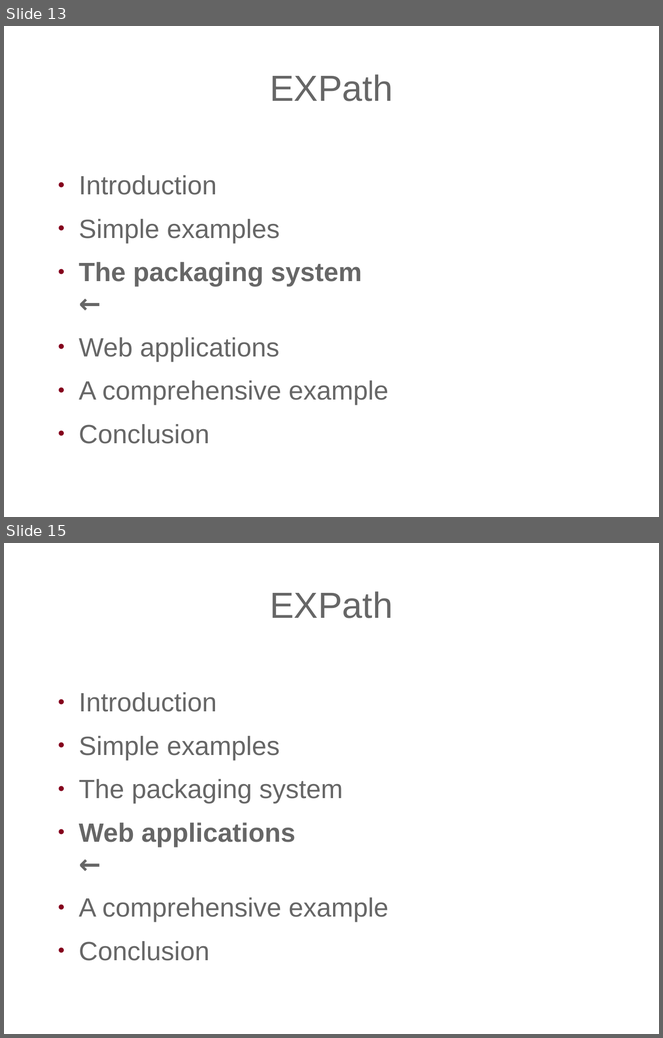
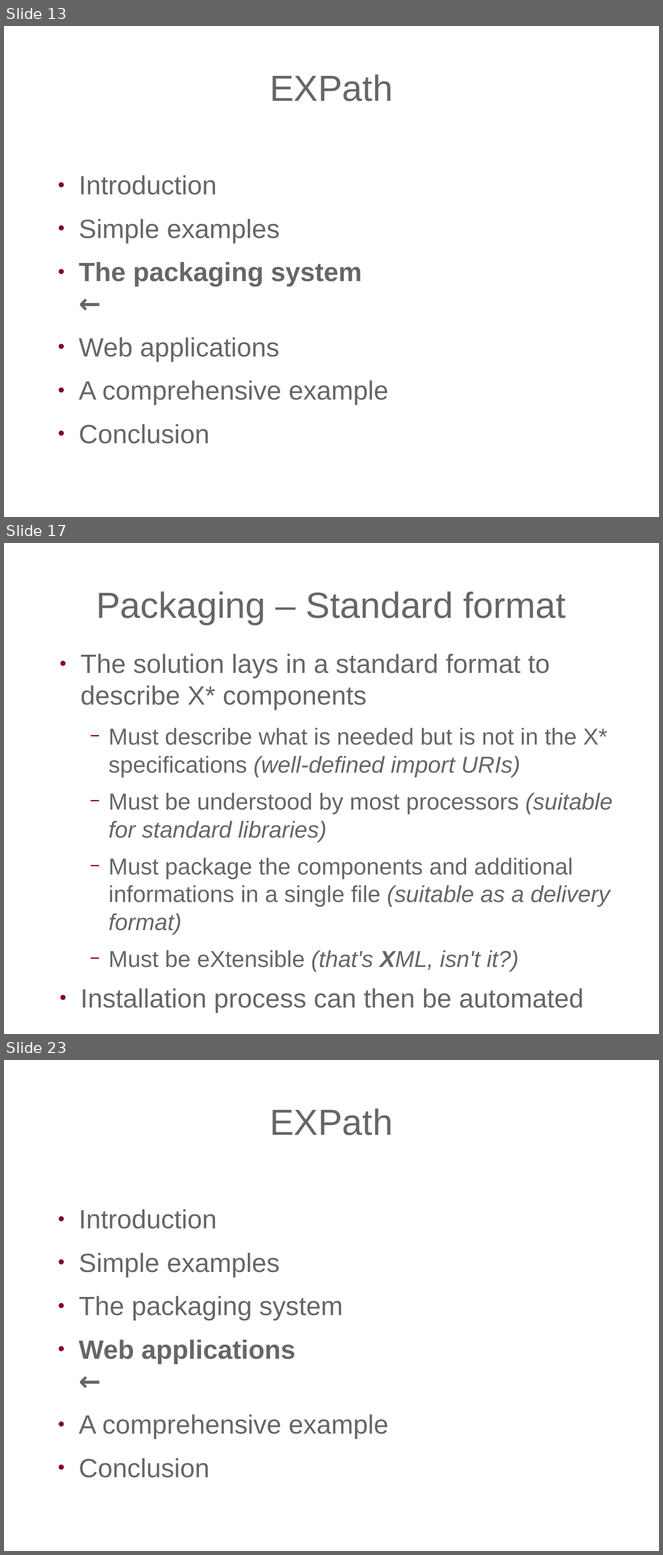
Before and after one commit to expath/expath-www, a slide deck: misc/2010-prague/presentation/fgeorges-expath.odp. Shown one above the other, each under a label of ours: slides 13 and 15 before the commit, slides 13, 17 and 23 after it; the slides between them are not shown. The pictures are 663x1038 and 663x1555 pixels, drawn with LibreOffice and Linux fonts; fonts in the diff are those of the drawing; background and template pictures are left out. Boxes give left, top, right and bottom in pixels: in the first picture for what was removed or moved away, otherwise in the second. Text is boxed around its words. In the diff, an @@ line names an element or a change of style, - is before the commit and + after.

```diff
--- a/misc/2010-prague/presentation/fgeorges-expath.odp
+++ b/misc/2010-prague/presentation/fgeorges-expath.odp
@@ slide 17 added at (4, 543, 659, 1034), background picture (left out) @@
@@ title added at (96, 591, 566, 625), 44 pt, text #666666 @@
+Packaging – Standard format
@@ text added at (80, 654, 613, 1013), 28 pt, text #666666 @@
+● The solution lays in a standard format to describe X* components
+  − Must describe what is needed but is not in the X* specifications (well-defined import URIs)
+  − Must be understood by most processors (suitable for standard libraries)
+  − Must package the components and additional informations in a single file (suitable as a delivery format)
+  − Must be eXtensible (that's XML, isn't it?)
+● Installation process can then be automated
@@ what was slide 15 is now slide 23 @@
```
Also in this commit, not shown: 2 slides changed, 14 other slides added, 39 slides removed.
